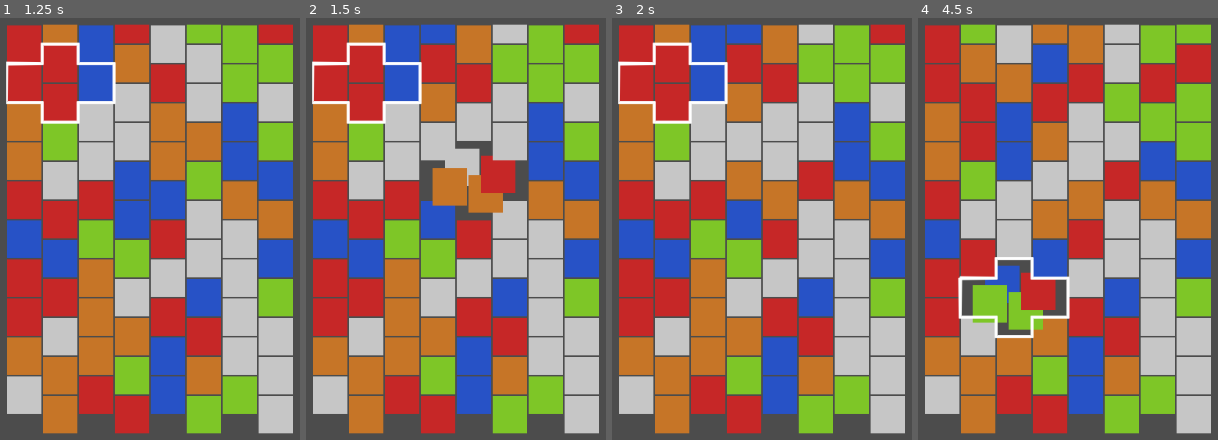
Above: before the commit, frames 1-4 (left to right).
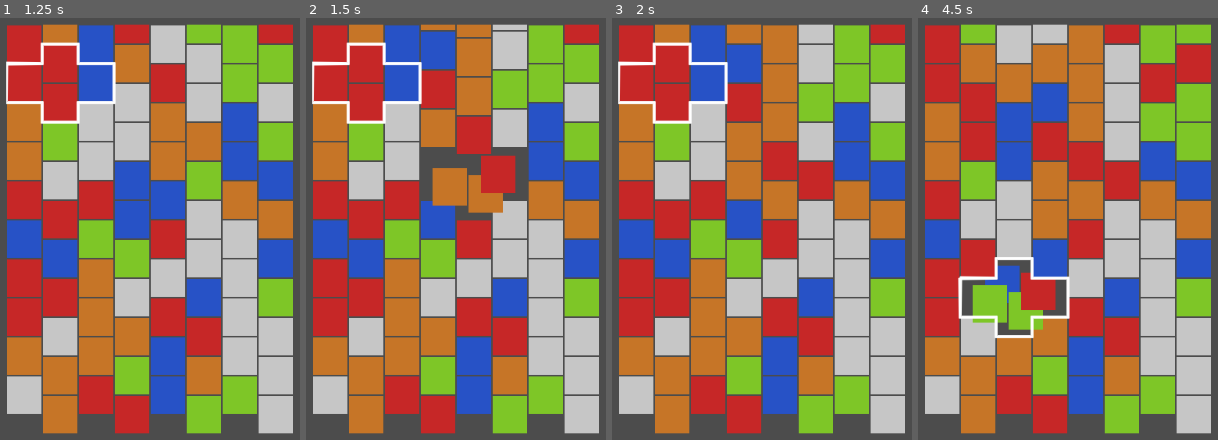
Above: after the commit, the same moments.

Repository: umxprime/puzzlebattles
Game: Godot game, scene res://Scenes/Main.tscn
Two runs of this game, one before a commit and one after it. Both use one fixed random seed, a clock stepped at 60 frames per second and the inputs below.
Inputs (mouse positions are in pixels of both pictures, inside the frame that each line leads up to):
- Up to frame 1 (1.25 s): tap Enter at 0.5 s; move the mouse to (outside the picture) at 0.52 s; click (outside the picture) at 0.67 s; tap Space at 0.77 s
- Up to frame 2 (1.5 s): tap Space at 1.25 s; move the mouse to (outside the picture) at 1.27 s; click (outside the picture) at 1.42 s
- Up to frame 3 (2 s): tap Space at 1.52 s
- Up to frame 4 (4.5 s): tap Enter at 2, 3.5 s; move the mouse to (1149, 127) at 2.02 s; click (1149, 127) at 2.17 s; tap Space at 2.75, 3.02, 3.77, 4.25 s; move the mouse to (1029, 321) at 2.77 s; click (1029, 321) at 2.92 s; move the mouse to (outside the picture) at 3.52 s; click (outside the picture) at 3.67 s; move the mouse to (outside the picture) at 4.27 s; click (outside the picture) at 4.42 s

Frame 1 is identical in both runs. In frame 2, 7.8% of the frame differs, in the area x 38-74%, y 1-40%; in frame 3, 8.8%; in frame 4, 9.3%, in the area x 38-74%, y 1-44%.

Commit message:
Evaluate diamonds after rotation and break if diamond contains single color

Diff:
--- a/Models/CursorModel.gd
+++ b/Models/CursorModel.gd
@@ -21,17 +21,21 @@
 		Enums.Direction.Right:
 			newPos.column += 1
 	return setPosition(newPos)
+func _columnsRange() -> PoolIntArray :
+	return PoolIntArray([1, _grid.columns() - 2])
+func _rowsRange() -> PoolIntArray :
+	return PoolIntArray([0, _grid.visibleRows() - 2])
 func setPosition(pos:GridCoordinate) -> bool:
-	if (pos.column < 1):
-		pos.column = 1
-	if (pos.column >= _grid.columns() - 1):
+	if (pos.column < _columnsRange()[0]):
+		pos.column = _columnsRange()[0]
+	if (pos.column > _columnsRange()[1]):
 		if pos.column%2==1 && pos.row > 0:
 			pos.row -=1
-		pos.column = _grid.columns() - 2
-	if (pos.row < 0) :
-		pos.row = 0
-	if (pos.row >= _grid.visibleRows() - 1):
-		pos.row = _grid.visibleRows() - 2
+		pos.column = _columnsRange()[1]
+	if (pos.row < _rowsRange()[0]) :
+		pos.row = _rowsRange()[0]
+	if (pos.row > _rowsRange()[1]):
+		pos.row = _rowsRange()[1]
 	if _pos.column == pos.column && _pos.row == pos.row:
 		return false
 	_pos.column = pos.column
--- a/Models/GridModel.gd
+++ b/Models/GridModel.gd
@@ -1,4 +1,19 @@
 class_name GridModel
+
+class Diamond:
+	var _down:BlockModel
+	var _left:BlockModel
+	var _top:BlockModel
+	var _right:BlockModel
+	func _init(down:BlockModel, left:BlockModel, top:BlockModel, right:BlockModel):
+		_down = down
+		_left = left
+		_top = top
+		_right = right
+	func blocks() -> Array:
+		return [_down, _left, _top, _right]
+	func haveSameType() -> bool:
+		return _down.type() == _left.type() && _left.type() == _top.type() && _top.type() == _right.type()
 
 var _blocks=[]
 var _columns:int
@@ -19,15 +34,39 @@
 	return _visibleRows
 func rows() -> int :
 	return _rows
+func _blockAt(row, column) -> BlockModel :
+	if (row < 0 || row + 1 > _rows || column < 0 || column + 1 > _columns) :
+		return null
+	return _blocks[_blockIndex(row, column)]
 func blockAt(pos:GridCoordinate) -> BlockModel :
-	if (pos.row < 0 || pos.row + 1 > _rows || pos.column < 0 || pos.column + 1 > _columns) :
-		return null
-	return _blocks[blockIndex(pos)]
+	return _blockAt(pos.row, pos.column)
+func _blockIndex(row, column) -> int:
+	return column + row * _columns
 func blockIndex(pos:GridCoordinate) -> int :
-	return pos.column + pos.row * _columns
+	return _blockIndex(pos.row, pos.column)
 func move(block:BlockModel, pos:GridCoordinate):
 	block.setPosition(pos)
 	_blocks[blockIndex(pos)] = block
+func _evaluate():
+	for row in range(0, visibleRows() - 2):
+		for column in range(1, columns() - 2):
+			var diamond: Diamond = _diamondAt(row, column)
+			if diamond == null : continue
+			if !diamond.haveSameType():
+				continue
+			for block in diamond.blocks():
+				breakSingle(block)
+			pass
+func _diamondAt(row, column) -> Diamond:
+	var down = _blockAt(row, column)
+	if down == null: return null
+	var top = down.blockAt(Enums.Location.Over)
+	if top == null: return null
+	var left = down.blockAt(Enums.Location.LeftSide)
+	if left == null: return null
+	var right = down.blockAt(Enums.Location.RightSide)
+	if right == null: return null
+	return Diamond.new(down, left, top, right)
 func cursor()->CursorModel:
 	return _cursor
 func swap(from:BlockModel, to:BlockModel):
@@ -72,6 +111,7 @@
 				swap(block,right)
 			_:
 				pass
+		_evaluate()
 func _fill():
 	var block:BlockModel
 	var pos:GridCoordinate
